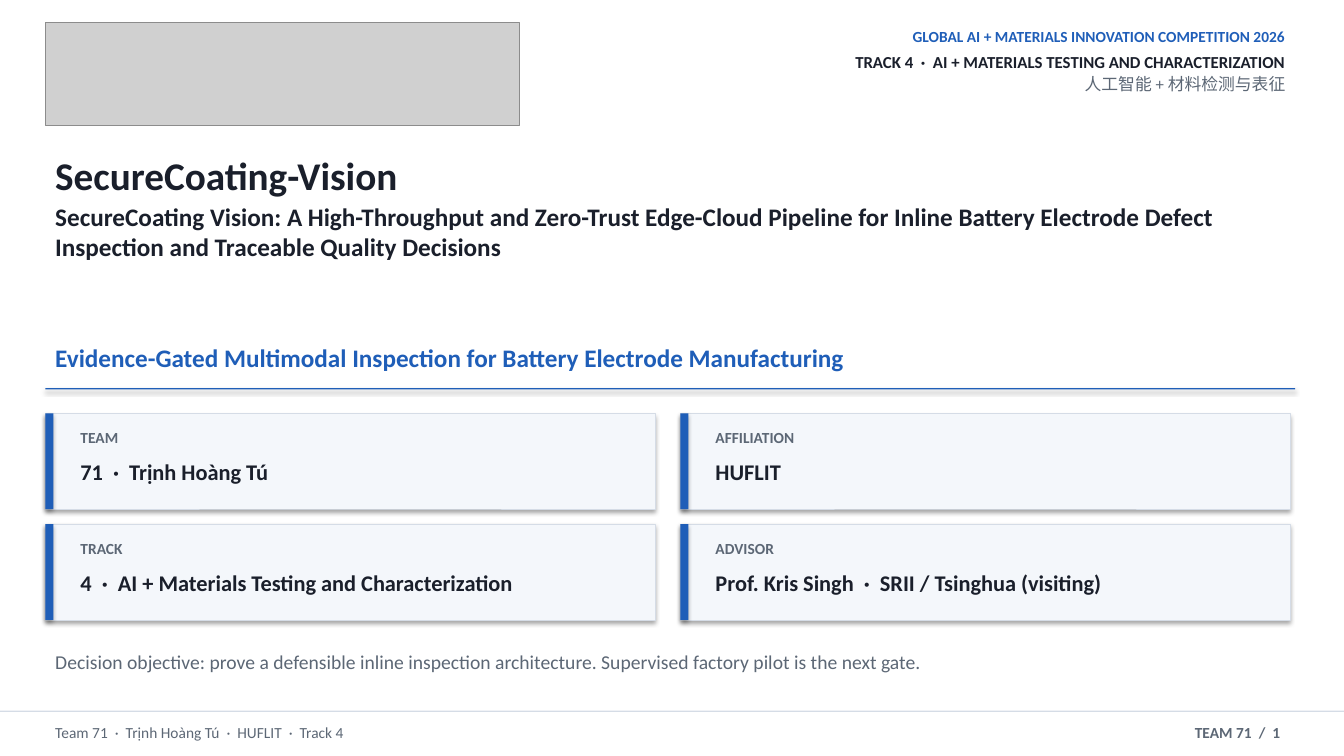
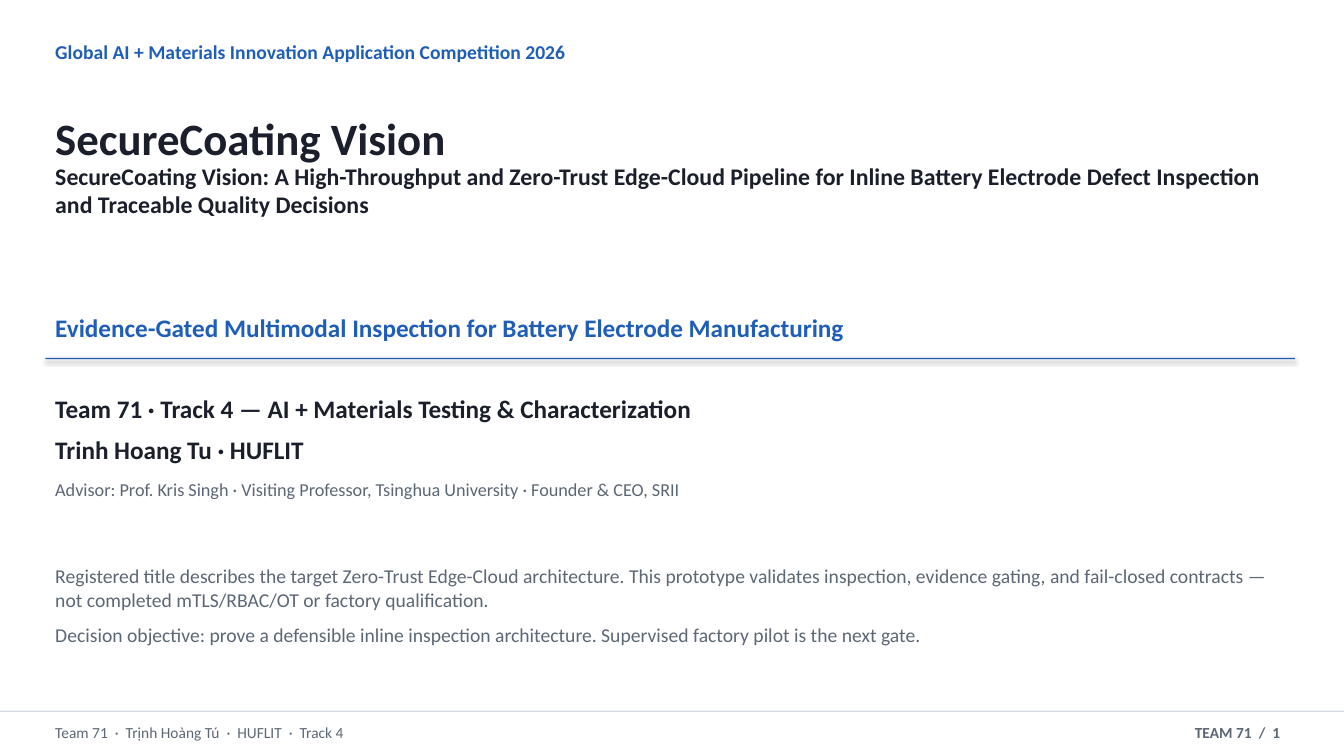
Before and after one commit to thtcsec/securecoating-vision, a slide deck: slide 1 of SecureCoating-Vision_Final_Defense_6min.pptx. Drawn at 1344x756 pixels with LibreOffice and Linux fonts; fonts in the diff are those of the drawing; grey boxes stand for pictures. Boxes give left, top, right and bottom in pixels: in the first picture for what was removed or moved away, otherwise in the second. Text is boxed around its words. In the diff, an @@ line names an element or a change of style, - is before the commit and + after.

```diff
--- a/SecureCoating-Vision_Final_Defense_6min.pptx
+++ b/SecureCoating-Vision_Final_Defense_6min.pptx
@@ picture removed at (45, 22, 519, 125) @@
@@ text added at (55, 45, 565, 62), 14 pt, text #1F5EB8, bold @@
+Global AI + Materials Innovation Application Competition 2026
@@ text removed at (855, 31, 1285, 92) @@
-GLOBAL AI + MATERIALS INNOVATION COMPETITION 2026
-TRACK 4 · AI + MATERIALS TESTING AND CHARACTERIZATION
-人工智能 + 材料检测与表征
@@ text at (55, 123, 445, 163): text changed; size 28 to 32 pt @@
-SecureCoating-Vision
+SecureCoating Vision
@@ text "SecureCoating Vision: A High-Throughput and ...": place and size @@
-text "SecureCoating Vision: A High-Throughput and ..." at (55, 208, 1213, 260)
+text "SecureCoating Vision: A High-Throughput and ..." at (55, 168, 1259, 217)
@@ text "SecureCoating Vision: A High-Throughput and ..." at (55, 168, 1259, 217): size 18 to 17 pt @@
@@ text "Evidence-Gated Multimodal Inspection for Battery ...": place and size @@
-text "Evidence-Gated Multimodal Inspection for Battery ..." at (55, 349, 844, 372)
+text "Evidence-Gated Multimodal Inspection for Battery ..." at (55, 319, 844, 342)
@@ rectangle: place and size @@
-rectangle at (45, 388, 1296, 389)
+rectangle at (45, 358, 1296, 359)
@@ rectangle removed at (45, 413, 655, 509) @@
@@ rectangle removed at (45, 413, 53, 509) @@
@@ text added at (55, 400, 691, 499), 13 pt, text #5C6775 @@
+Team 71 · Track 4 — AI + Materials Testing & Characterization
+Trinh Hoang Tu · HUFLIT
+Advisor: Prof. Kris Singh · Visiting Professor, Tsinghua University · Founder & CEO, SRII
@@ rectangle removed at (681, 413, 1291, 509) @@
@@ rectangle removed at (681, 413, 689, 509) @@
@@ text removed at (80, 433, 118, 443) @@
-TEAM
@@ text removed at (715, 433, 794, 443) @@
-AFFILIATION
@@ text removed at (80, 464, 268, 484) @@
-71 · Trịnh Hoàng Tú
@@ text removed at (715, 465, 780, 480) @@
-HUFLIT
@@ rectangle removed at (45, 524, 655, 620) @@
@@ rectangle removed at (45, 524, 53, 620) @@
@@ rectangle removed at (681, 524, 1291, 620) @@
@@ rectangle removed at (681, 524, 689, 620) @@
@@ text "Registered title describes the target ...": place and size @@
-text "Registered title describes the target ..." at (55, 655, 920, 673)
+text "Registered title describes the target ..." at (55, 569, 1244, 646)
@@ text at (55, 569, 1244, 610): paragraph added @@
+Registered title describes the target Zero-Trust Edge-Cloud architecture. This prototype validates inspection, evidence gating, and fail-closed contracts — not completed mTLS/RBAC/OT or factory qualification.
@@ text removed at (80, 544, 122, 554) @@
-TRACK
@@ text removed at (715, 544, 773, 554) @@
-ADVISOR
@@ text removed at (80, 575, 512, 595) @@
-4 · AI + Materials Testing and Characterization
@@ text removed at (715, 574, 1101, 595) @@
-Prof. Kris Singh · SRII / Tsinghua (visiting)
```
Also in this commit, not shown: 10 other files.
